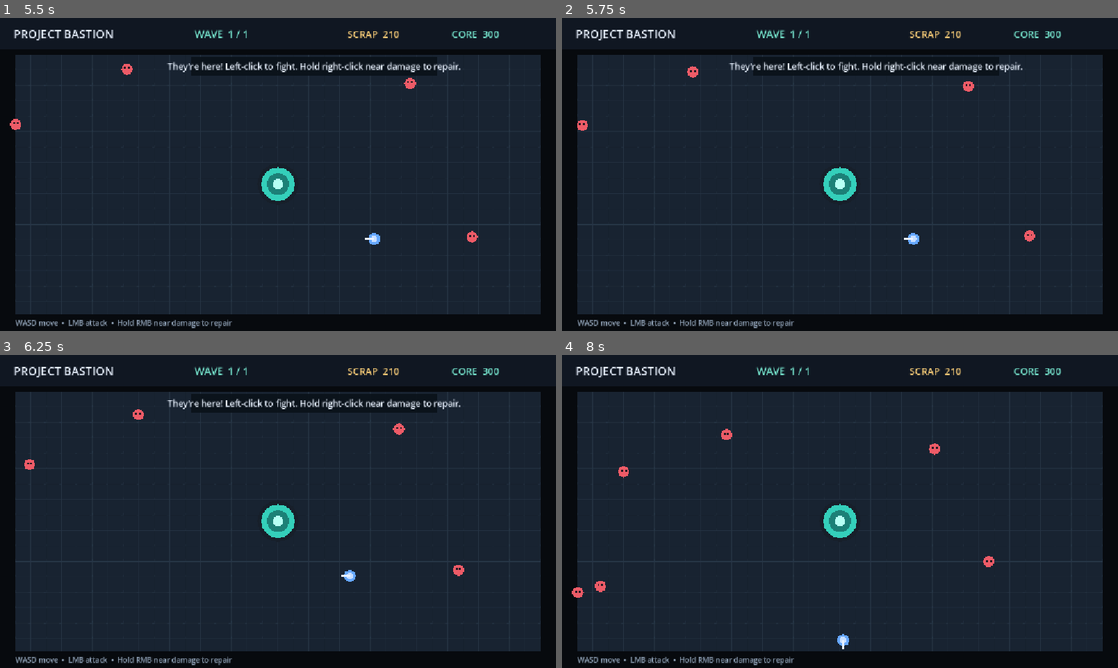
Above: before the commit, frames 1-4 (two rows, left to right).
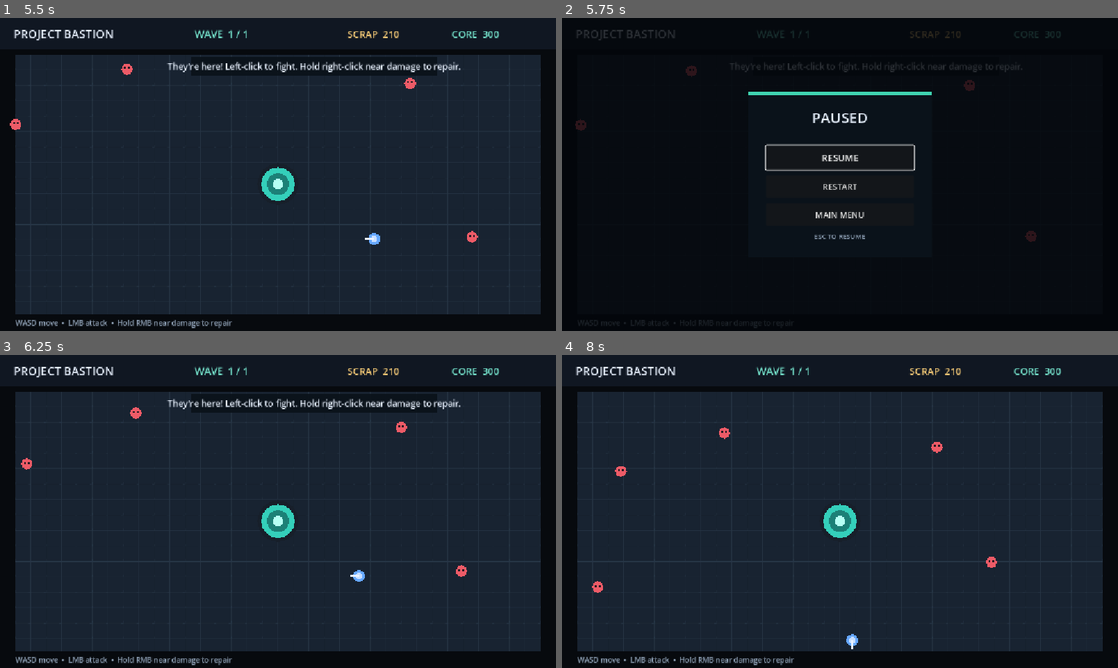
Above: after the commit, the same moments.

Repository: JarredTD/ProjectBastion
Game: Godot game, scene res://scenes/ui/main_menu.tscn
Same seed, same stepped clock (60 frames per second), same inputs: the game is played once before the commit and once after it.
Inputs (mouse positions are in pixels of both pictures, inside the frame that each line leads up to):
- Up to frame 1 (5.5 s): click "PLAY" at 0.5 s; click "START WAVE [SPACE]" at 1.25 s; tap Enter every 0.75 s from 2 to 5 s; move the mouse to (400, 158) at 2.02 s; hold D (move_right) 2.03-2.78 s; tap 1 at 2.1, 4.35 s; click (400, 158) at 2.17 s; tap Space at 2.27, 3.02, 4.52, 5.27 s; move the mouse to (166, 190) at 2.77 s; hold S (move_down) 2.78-3.53 s; tap 2 at 2.85, 5.1 s; click (166, 190) at 2.92 s; move the mouse to (333, 105) at 3.52 s; hold D (move_right) 3.53-4.28 s; tap R at 3.6 s; click (333, 105) at 3.67 s; move the mouse to (250, 237) at 4.27 s; hold W (move_up) 4.28-5.03 s; click (250, 237) at 4.42 s; move the mouse to (444, 221) at 5.02 s; hold A (move_left) from 5.03 s (still down); click (444, 221) at 5.17 s
- Up to frame 2 (5.75 s): keep holding A (move_left); tap Escape (ui_cancel) at 5.65 s
- Up to frame 3 (6.25 s): release A (move_left) at 5.75 s; click (278, 495) at 5.75 s, where only the run after the commit has a clickable "RESUME"
- Up to frame 4 (8 s): move the mouse to (673, 464) at 6.52 s; hold A (move_left) 6.53-7.28 s; tap R at 6.6 s; click (673, 464) at 6.67 s; tap Space at 6.77 s; move the mouse to (867, 511) at 7.27 s; hold S (move_down) from 7.28 s (still down); tap 1 at 7.35 s; click (867, 511) at 7.42 s

Frame 1 is identical in both runs. In frame 2, 63% of the frame differs, in the area x 2-98%, y 3-100%; in frame 3, 0.3%; in frame 4, 0.4%.

Commit message:
feat: add pause menu

Diff:
--- a/main.tscn
+++ b/main.tscn
@@ -6,6 +6,7 @@
 [ext_resource type="PackedScene" path="res://scenes/actors/player.tscn" id="4_player"]
 [ext_resource type="Script" path="res://scripts/managers/build_manager.gd" id="5_build"]
 [ext_resource type="Script" path="res://scripts/managers/wave_director.gd" id="6_wave"]
+[ext_resource type="PackedScene" path="res://scenes/ui/pause_menu.tscn" id="7_pause"]
 
 [node name="ProjectBastion" type="Node2D"]
 script = ExtResource("1_main")
@@ -36,3 +37,5 @@
 world_path = NodePath("../World")
 
 [node name="Hud" parent="." instance=ExtResource("2_hud")]
+
+[node name="PauseMenu" parent="." instance=ExtResource("7_pause")]
--- a/scenes/ui/hud.tscn
+++ b/scenes/ui/hud.tscn
@@ -163,7 +163,7 @@
 offset_bottom = -5.0
 theme_override_colors/font_color = Color(0.568627, 0.639216, 0.721569, 1)
 theme_override_font_sizes/font_size = 15
-text = "WASD move  •  LMB place  •  RMB remove  •  1/2 select  •  Space start"
+text = "WASD move  •  LMB place  •  RMB remove  •  1/2 select  •  Space start  •  Esc pause"
 
 [node name="EndPanel" type="ColorRect" parent="Layout"]
 unique_name_in_owner = true
--- /dev/null
+++ b/scenes/ui/pause_menu.tscn
@@ -0,0 +1,103 @@
+[gd_scene load_steps=2 format=3]
+
+[ext_resource type="Script" path="res://scripts/ui/pause_menu.gd" id="1_pause"]
+
+[node name="PauseMenu" type="CanvasLayer"]
+process_mode = 3
+layer = 100
+script = ExtResource("1_pause")
+
+[node name="Overlay" type="Control" parent="."]
+unique_name_in_owner = true
+layout_mode = 3
+anchors_preset = 15
+anchor_right = 1.0
+anchor_bottom = 1.0
+grow_horizontal = 2
+grow_vertical = 2
+
+[node name="Dimmer" type="ColorRect" parent="Overlay"]
+layout_mode = 1
+anchors_preset = 15
+anchor_right = 1.0
+anchor_bottom = 1.0
+grow_horizontal = 2
+grow_vertical = 2
+color = Color(0.0117647, 0.0235294, 0.0392157, 0.82)
+
+[node name="Panel" type="ColorRect" parent="Overlay"]
+layout_mode = 1
+anchors_preset = 8
+anchor_left = 0.5
+anchor_top = 0.5
+anchor_right = 0.5
+anchor_bottom = 0.5
+offset_left = -190.0
+offset_top = -170.0
+offset_right = 190.0
+offset_bottom = 170.0
+grow_horizontal = 2
+grow_vertical = 2
+color = Color(0.0392157, 0.0705882, 0.101961, 1)
+
+[node name="Accent" type="ColorRect" parent="Overlay/Panel"]
+layout_mode = 0
+offset_right = 380.0
+offset_bottom = 6.0
+color = Color(0.25098, 0.827451, 0.690196, 1)
+mouse_filter = 2
+
+[node name="Menu" type="VBoxContainer" parent="Overlay/Panel"]
+layout_mode = 1
+anchors_preset = 15
+anchor_right = 1.0
+anchor_bottom = 1.0
+offset_left = 36.0
+offset_top = 30.0
+offset_right = -36.0
+offset_bottom = -30.0
+grow_horizontal = 2
+grow_vertical = 2
+theme_override_constants/separation = 12
+
+[node name="Title" type="Label" parent="Overlay/Panel/Menu"]
+layout_mode = 2
+theme_override_colors/font_color = Color(0.913725, 0.94902, 1, 1)
+theme_override_font_sizes/font_size = 30
+text = "PAUSED"
+horizontal_alignment = 1
+
+[node name="Spacer" type="Control" parent="Overlay/Panel/Menu"]
+custom_minimum_size = Vector2(0, 14)
+layout_mode = 2
+mouse_filter = 2
+
+[node name="ResumeButton" type="Button" parent="Overlay/Panel/Menu"]
+unique_name_in_owner = true
+custom_minimum_size = Vector2(0, 50)
+layout_mode = 2
+theme_override_font_sizes/font_size = 19
+text = "RESUME"
+
+[node name="RestartButton" type="Button" parent="Overlay/Panel/Menu"]
+custom_minimum_size = Vector2(0, 46)
+layout_mode = 2
+theme_override_font_sizes/font_size = 17
+text = "RESTART"
+
+[node name="MainMenuButton" type="Button" parent="Overlay/Panel/Menu"]
+custom_minimum_size = Vector2(0, 46)
+layout_mode = 2
+theme_override_font_sizes/font_size = 17
+text = "MAIN MENU"
+
+[node name="Hint" type="Label" parent="Overlay/Panel/Menu"]
+layout_mode = 2
+theme_override_colors/font_color = Color(0.568627, 0.639216, 0.721569, 1)
+theme_override_font_sizes/font_size = 14
+text = "ESC TO RESUME"
+horizontal_alignment = 1
+
+[connection signal="pressed" from="Overlay/Panel/Menu/ResumeButton" to="." method="_on_resume_pressed"]
+[connection signal="pressed" from="Overlay/Panel/Menu/RestartButton" to="." method="_on_restart_pressed"]
+[connection signal="pressed" from="Overlay/Panel/Menu/MainMenuButton" to="." method="_on_main_menu_pressed"]
--- a/scripts/main.gd
+++ b/scripts/main.gd
@@ -10,6 +10,7 @@
 @onready var build_manager: Node2D = $BuildManager
 @onready var wave_director: Node = $WaveDirector
 @onready var hud: CanvasLayer = $Hud
+@onready var pause_menu: CanvasLayer = $PauseMenu
 
 ## Wires the scene together once every child is ready.
 func _ready() -> void:
@@ -18,6 +19,8 @@
 	hud.build_selected.connect(select_building)
 	hud.wave_start_requested.connect(start_defense)
 	hud.run_restart_requested.connect(reset_game)
+	pause_menu.restart_requested.connect(reset_game)
+	pause_menu.main_menu_requested.connect(_on_pause_main_menu_requested)
 	build_manager.hover_hint_changed.connect(hud.set_build_hint)
 	wave_director.enemy_defeated.connect(_on_enemy_defeated)
 	wave_director.core_hit.connect(_on_core_hit)
@@ -118,3 +121,7 @@
 func _on_wave_cleared() -> void:
 	if state.phase == GameState.Phase.DEFEND:
 		finish_run(GameState.Phase.VICTORY, "Wave cleared. The Bastion stands!")
+
+## Returns to the title screen from the pause menu.
+func _on_pause_main_menu_requested() -> void:
+	get_tree().change_scene_to_file("res://scenes/ui/main_menu.tscn")
--- /dev/null
+++ b/scripts/ui/pause_menu.gd
@@ -0,0 +1,49 @@
+extends CanvasLayer
+
+signal restart_requested
+signal main_menu_requested
+
+@onready var overlay: Control = %Overlay
+@onready var resume_button: Button = %ResumeButton
+
+## Starts hidden so the match receives input normally.
+func _ready() -> void:
+	overlay.hide()
+
+## Lets Escape pause and resume even while the rest of the tree is stopped.
+func _unhandled_input(event: InputEvent) -> void:
+	if event.is_action_pressed("ui_cancel"):
+		toggle()
+		get_viewport().set_input_as_handled()
+
+## Switches between paused and active play.
+func toggle() -> void:
+	if overlay.visible:
+		close()
+	else:
+		open()
+
+## Stops the match and shows the pause controls.
+func open() -> void:
+	overlay.show()
+	get_tree().paused = true
+	resume_button.grab_focus()
+
+## Hides the pause controls and returns to the match.
+func close() -> void:
+	get_tree().paused = false
+	overlay.hide()
+
+## Returns to play from the Resume button.
+func _on_resume_pressed() -> void:
+	close()
+
+## Unpauses before asking the game to reset itself.
+func _on_restart_pressed() -> void:
+	close()
+	restart_requested.emit()
+
+## Unpauses before asking the game to leave the match.
+func _on_main_menu_pressed() -> void:
+	close()
+	main_menu_requested.emit()
Not shown: 1 places in main.tscn that only renumber resources
Not shown, added: scripts/ui/pause_menu.gd.uid
